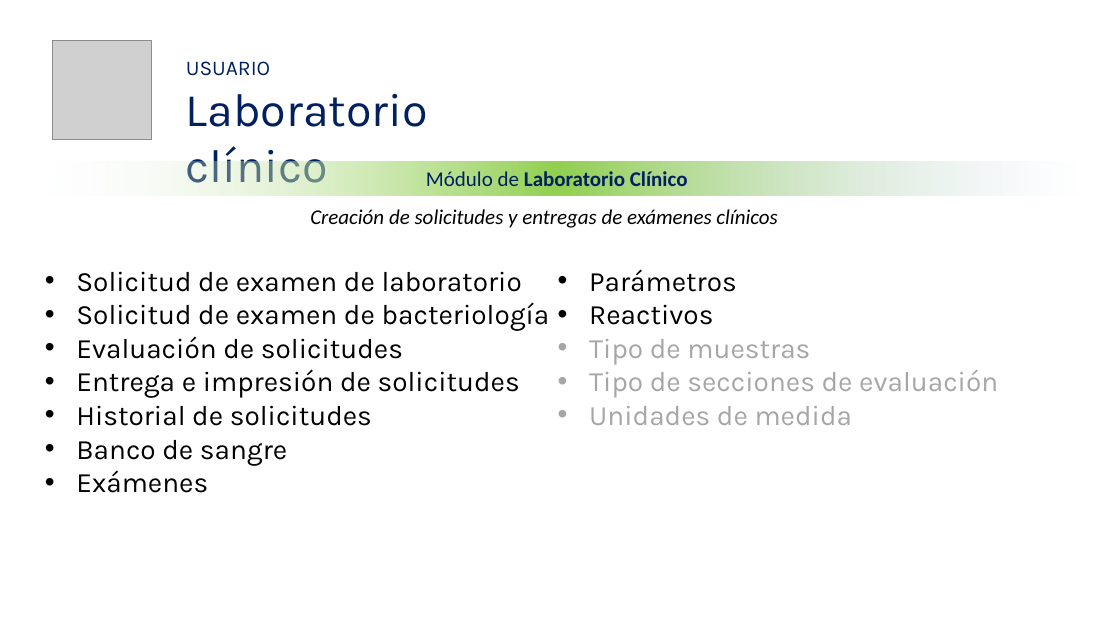
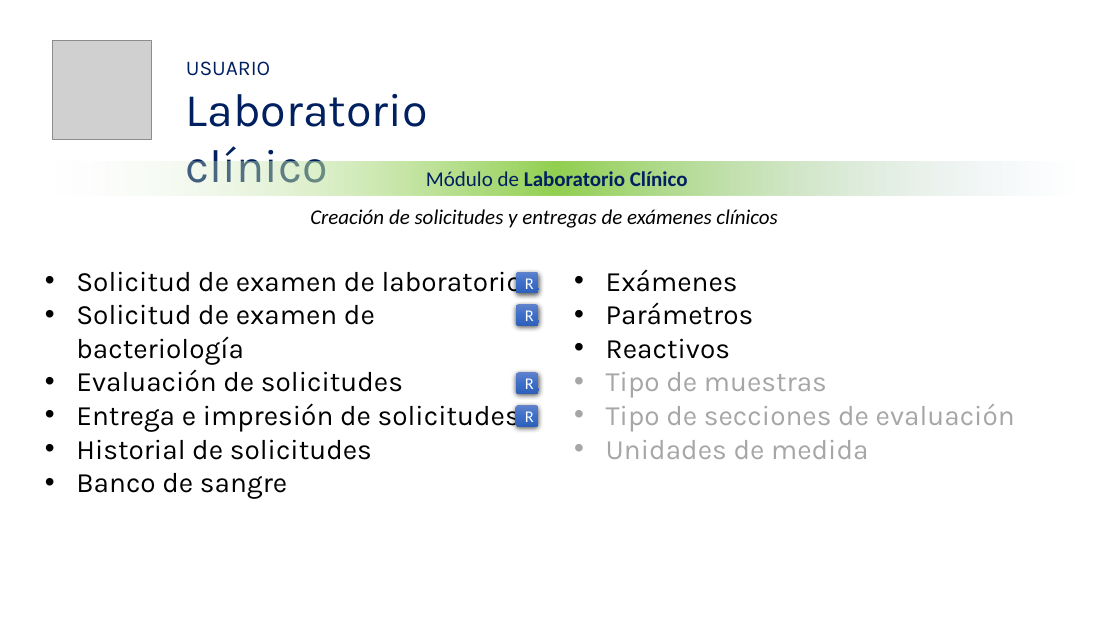
Before and after one commit to aviary-developer/blissey, a slide deck: slide 1 of Documentos/Presentaciones/Temario Laboratorio.pptx. Drawn at 1120x630 pixels with LibreOffice and Linux fonts; fonts in the diff are those of the drawing; grey boxes stand for pictures; background and template pictures are left out. Boxes give left, top, right and bottom in pixels: in the first picture for what was removed or moved away, otherwise in the second. Text is boxed around its words. In the diff, an @@ line names an element or a change of style, - is before the commit and + after.

```diff
--- a/Documentos/Presentaciones/Temario Laboratorio.pptx
+++ b/Documentos/Presentaciones/Temario Laboratorio.pptx
@@ text "Solicitud de examen de laboratorio" rewrapped from (x1=76, y1=269, x2=998, y2=493) to (x1=76, y1=270, x2=1015, y2=499) @@
@@ rounded rectangle added at (x1=516, y1=272, x2=539, y2=294), fill gradient #6183CB to #3E70CA to #3062BB, 14 pt, text #FFFFFF @@
+R
@@ rounded rectangle added at (x1=516, y1=304, x2=539, y2=326), fill gradient #6183CB to #3E70CA to #3062BB, 14 pt, text #FFFFFF @@
+R
@@ rounded rectangle added at (x1=516, y1=372, x2=539, y2=394), fill gradient #6183CB to #3E70CA to #3062BB, 14 pt, text #FFFFFF @@
+R
@@ rounded rectangle added at (x1=516, y1=405, x2=539, y2=427), fill gradient #6183CB to #3E70CA to #3062BB, 14 pt, text #FFFFFF @@
+R
```
Also in this commit, not shown: 1 slide added, 2 other files.
